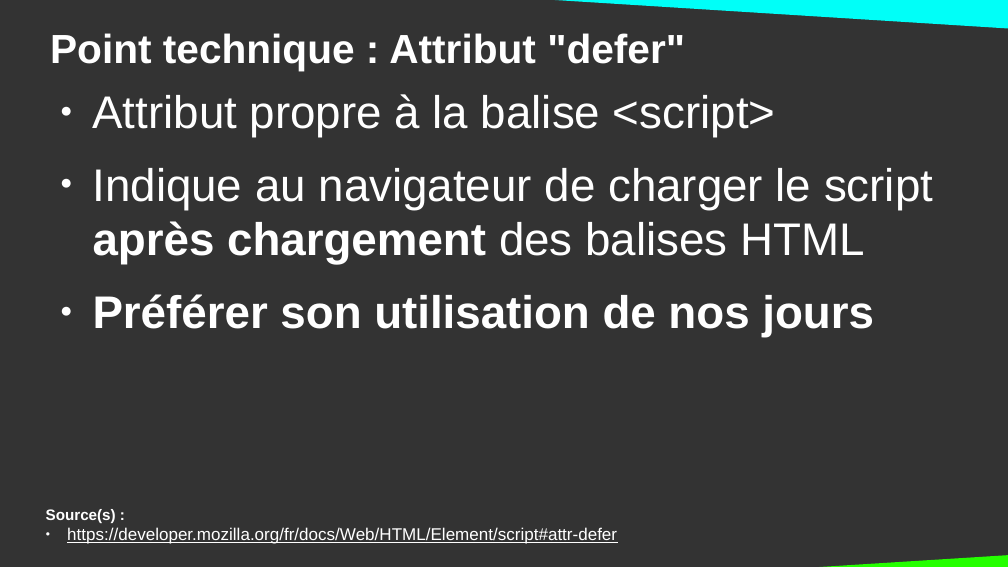
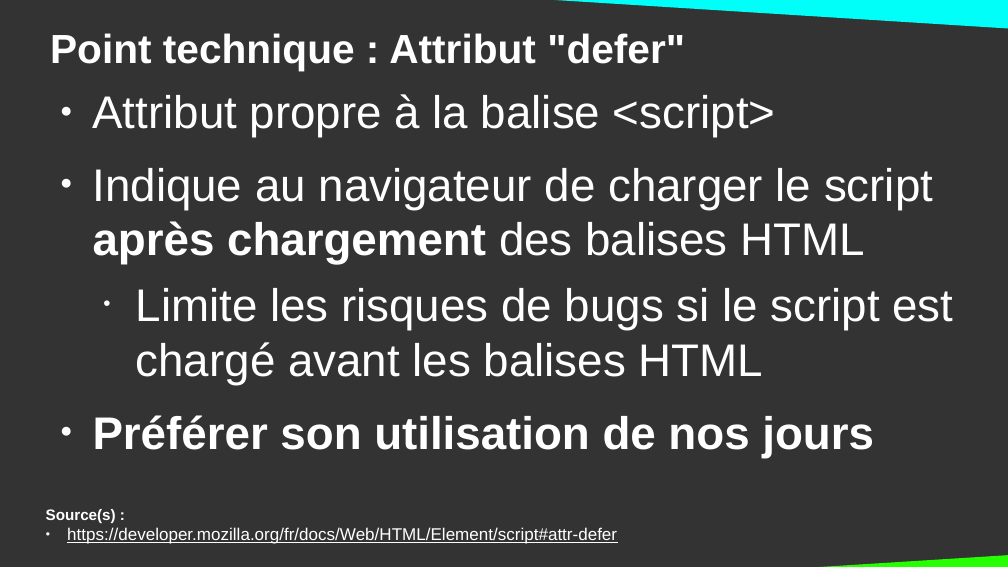
Before and after one commit to DanYellow/cours, a slide deck: slide 11 of integration-web-s2/travaux-pratiques/numero-5/presentation.odp. Drawn at 1008x567 pixels with LibreOffice and Linux fonts; fonts in the diff are those of the drawing. Boxes give left, top, right and bottom in pixels: in the first picture for what was removed or moved away, otherwise in the second. Text is boxed around its words. In the diff, an @@ line names an element or a change of style, - is before the commit and + after.

```diff
--- a/integration-web-s2/travaux-pratiques/numero-5/presentation.odp
+++ b/integration-web-s2/travaux-pratiques/numero-5/presentation.odp
@@ text at <box>136,288,953,385</box>: paragraph added @@
+  • Limite les risques de bugs si le script est chargé avant les balises HTML
```
Also in this commit, not shown: 7 other slides changed, 2 slides added, 3 other files.
